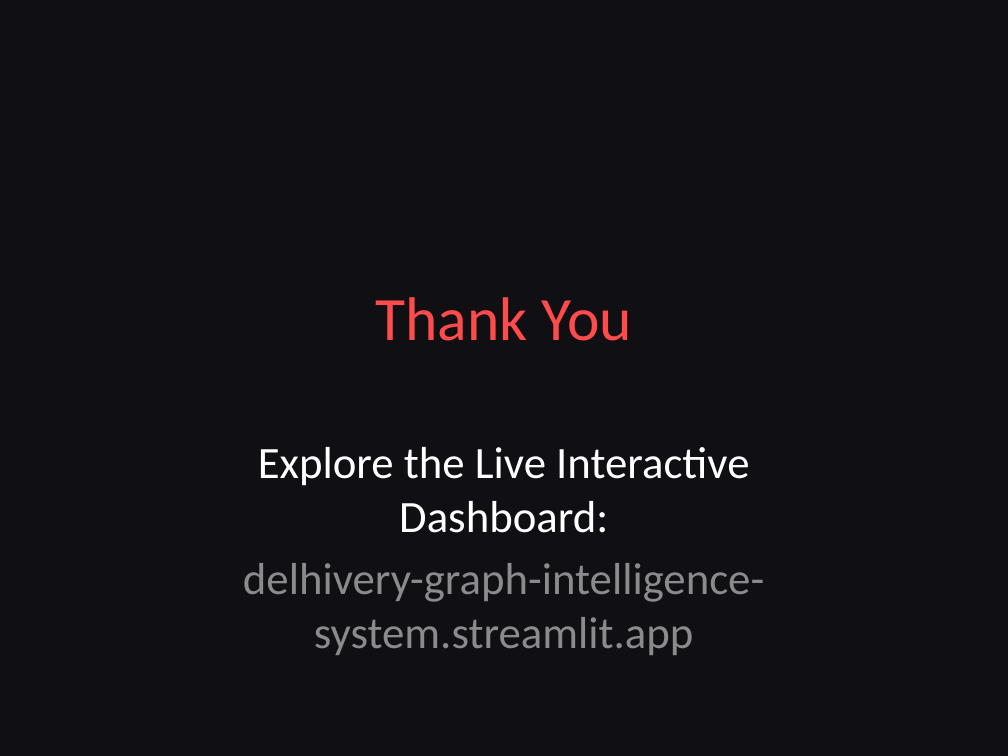
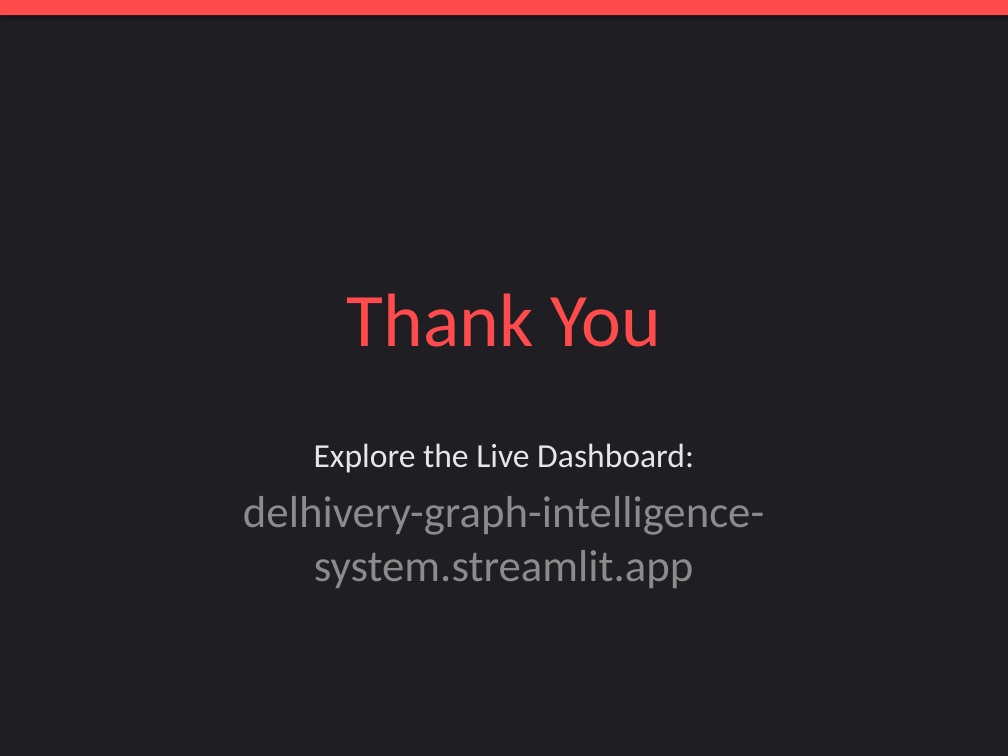
Before and after one commit to Shikhyy/Delhivery-Graph-Intelligence-System, a slide deck: slide 9 of Pitch_Deck.pptx. Drawn at 1008x756 pixels with LibreOffice and Linux fonts; fonts in the diff are those of the drawing. Boxes give left, top, right and bottom in pixels: in the first picture for what was removed or moved away, otherwise in the second. Text is boxed around its words. In the diff, an @@ line names an element or a change of style, - is before the commit and + after.

Commit message:
Update author to Shikhar Verma and improve PPTX styling

```diff
--- a/Pitch_Deck.pptx
+++ b/Pitch_Deck.pptx
@@ background #0F0F14 to #1E1E23 @@
@@ rectangle added at (0,0,1008,15), fill #FF4B4B @@
@@ title "Thank You" at (347,293,661,347): size 44 to 54 pt @@
@@ subtitle at (314,443,694,473): text changed; size 32 to 24 pt; text colour #FFFFFF to #E6E6E6 @@
-Explore the Live Interactive Dashboard:
+Explore the Live Dashboard:
```
Also in this commit, not shown: 8 other slides changed, 2 other files.
